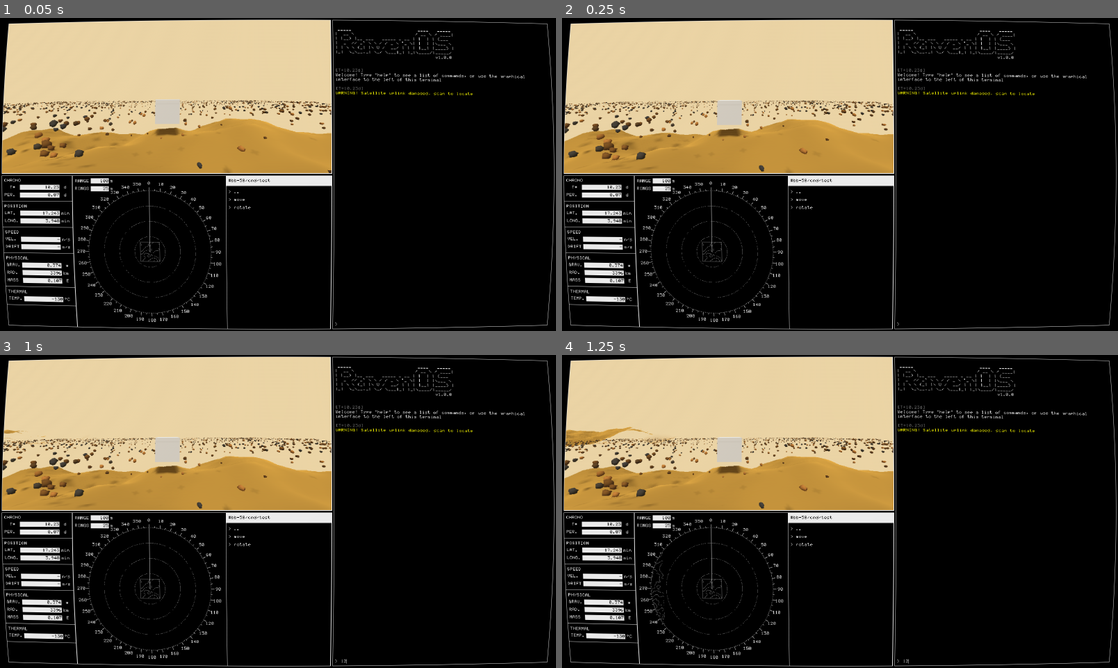
Above: before the commit, frames 1-4 (two rows, left to right).
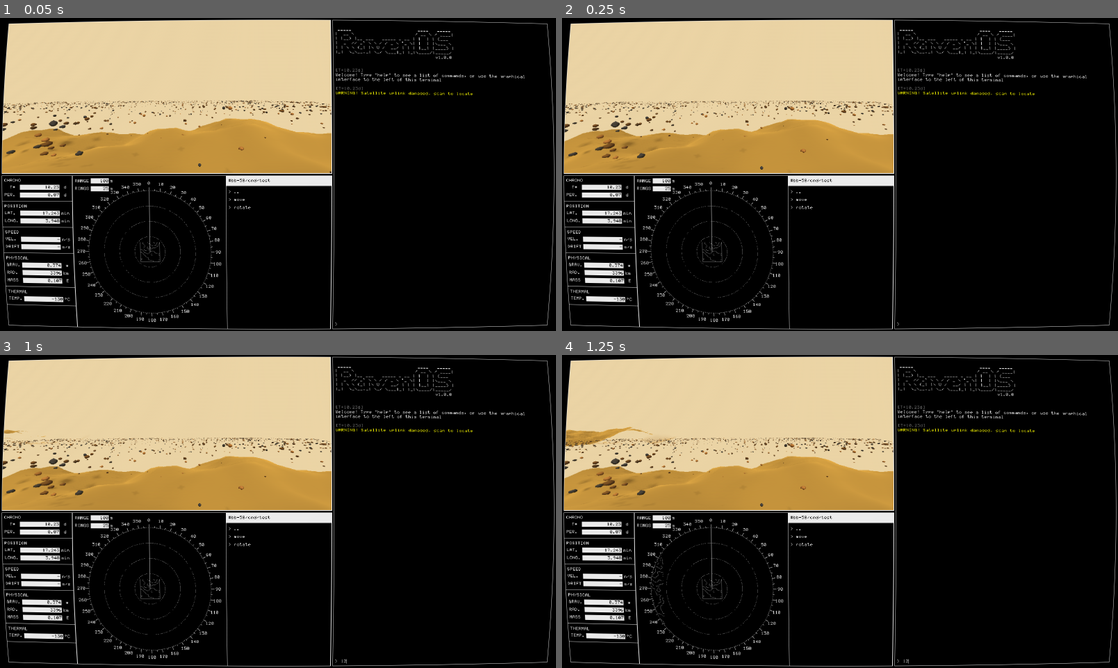
Above: after the commit, the same moments.

Repository: ogilliland/space-rover-game
Game: Godot game, scene res://scenes/main.tscn
Same seed, same stepped clock (60 frames per second), same inputs: the game is played once before the commit and once after it.
Inputs (mouse positions are in pixels of both pictures, inside the frame that each line leads up to):
- Up to frame 1 (0.05 s): no input
- Up to frame 2 (0.25 s): no input
- Up to frame 3 (1 s): click (444, 661) at 0.52 s; type "12" at 0.6 s
- Up to frame 4 (1.25 s): no input

The runs differ from the first frame. In frame 1, 1.4% of the frame differs, in the area x 0-60%, y 26-78%; in frame 2, 1.4%; in frame 3, 1.4%; in frame 4, 1.5%, in the area x 0-60%, y 26-86%.

Commit message:
Misc. refactoring

Diff:
--- a/materials/depth_texture.gdshader
+++ b/materials/depth_texture.gdshader
@@ -1,10 +1,7 @@
 shader_type spatial;
 render_mode unshaded, depth_test_disable;
 
-uniform float contour_height = 2.0; // meters
-uniform vec4 contour_color : hint_color;
-
-const float outline_thickness = 1.0;
+uniform float depth_scale;
 
 void vertex() {
 	POSITION = vec4(VERTEX, 1.0);
@@ -20,25 +17,6 @@
 }
 
 void fragment() {
-	float half_floor = floor(outline_thickness * 0.5);
-	float half_ceil = ceil(outline_thickness * 0.5);
-	vec2 texel = 1.0/VIEWPORT_SIZE;
-
-	vec2 uv0 = SCREEN_UV - vec2(texel.x, texel.y) * half_floor;
-	vec2 uv1 = SCREEN_UV - vec2(texel.x, texel.y) * half_ceil;
-	vec2 uv2 = SCREEN_UV - vec2(texel.x * half_ceil, -texel.y * half_floor);
-	vec2 uv3 = SCREEN_UV - vec2(-texel.x * half_floor, texel.y * half_ceil);
-
-	float depth_sample0 = get_depth(uv0, DEPTH_TEXTURE, INV_PROJECTION_MATRIX);
-	float depth_sample1 = get_depth(uv1, DEPTH_TEXTURE, INV_PROJECTION_MATRIX);
-	float depth_sample2 = get_depth(uv2, DEPTH_TEXTURE, INV_PROJECTION_MATRIX);
-	float depth_sample3 = get_depth(uv3, DEPTH_TEXTURE, INV_PROJECTION_MATRIX);
-
-	float edge0 = floor(depth_sample1 / contour_height);
-	float edge1 = floor(depth_sample3 / contour_height);
-	if(depth_sample0 < edge0 * contour_height || depth_sample0 > (edge0 + 1.0) * contour_height || depth_sample2 < edge1 * contour_height ||  depth_sample2 > (edge1 + 1.0) * contour_height) {
-		ALBEDO = contour_color.rgb;
-	} else {
-		ALBEDO = vec3(0);
-	}
+	float linear_depth = get_depth(UV, DEPTH_TEXTURE, INV_PROJECTION_MATRIX);
+	ALBEDO = vec3(linear_depth / depth_scale);
 }
--- /dev/null
+++ b/materials/radar.gdshader
@@ -0,0 +1,44 @@
+shader_type spatial;
+render_mode unshaded, depth_test_disable;
+
+uniform float contour_height = 2.0; // meters
+uniform vec4 contour_color : hint_color;
+
+const float outline_thickness = 1.0;
+
+void vertex() {
+	POSITION = vec4(VERTEX, 1.0);
+}
+
+float get_depth(vec2 uv, sampler2D depth_texture, mat4 inv_projection_matrix) {
+	float depth = texture(depth_texture, uv).x;
+	vec3 ndc = vec3(uv, depth) * 2.0 - 1.0;
+	vec4 view = inv_projection_matrix * vec4(ndc, 1.0);
+	view.xyz /= view.w;
+	float linear_depth = -view.z;
+	return linear_depth;
+}
+
+void fragment() {
+	float half_floor = floor(outline_thickness * 0.5);
+	float half_ceil = ceil(outline_thickness * 0.5);
+	vec2 texel = 1.0/VIEWPORT_SIZE;
+
+	vec2 uv0 = UV - vec2(texel.x, texel.y) * half_floor;
+	vec2 uv1 = UV - vec2(texel.x, texel.y) * half_ceil;
+	vec2 uv2 = UV - vec2(texel.x * half_ceil, -texel.y * half_floor);
+	vec2 uv3 = UV - vec2(-texel.x * half_floor, texel.y * half_ceil);
+
+	float depth_sample0 = get_depth(uv0, DEPTH_TEXTURE, INV_PROJECTION_MATRIX);
+	float depth_sample1 = get_depth(uv1, DEPTH_TEXTURE, INV_PROJECTION_MATRIX);
+	float depth_sample2 = get_depth(uv2, DEPTH_TEXTURE, INV_PROJECTION_MATRIX);
+	float depth_sample3 = get_depth(uv3, DEPTH_TEXTURE, INV_PROJECTION_MATRIX);
+
+	float edge0 = floor(depth_sample1 / contour_height);
+	float edge1 = floor(depth_sample3 / contour_height);
+	if(depth_sample0 < edge0 * contour_height || depth_sample0 > (edge0 + 1.0) * contour_height || depth_sample2 < edge1 * contour_height ||  depth_sample2 > (edge1 + 1.0) * contour_height) {
+		ALBEDO = contour_color.rgb;
+	} else {
+		ALBEDO = vec3(0);
+	}
+}
--- a/materials/rocks_material.gdshader
+++ b/materials/rocks_material.gdshader
@@ -13,7 +13,7 @@
 	float noise = texture(noisemap, world_pos.zx * 0.02 + VERTEX.xz * 2.0).r;
 	float scale = texture(noisemap, world_pos.xz * 0.02).r;
 
-	VERTEX *= noise * 2.0 * scale * scale;
+	VERTEX *= noise * scale * scale * scale * 3.0;
 }
 
 void fragment() {
--- a/materials/rocks_particle.gdshader
+++ b/materials/rocks_particle.gdshader
@@ -15,7 +15,6 @@
 
 	// center position
 	pos.x -= rows * 0.5;
-	pos.y = 0.0;
 	pos.z -= rows * 0.5;
 
 	// apply spacing
@@ -31,19 +30,6 @@
 	pos.x += (noise - 0.5) * spacing * noise_scale;
 	pos.z += (noise2 - 0.5) * spacing * noise_scale;
 
-	// rotate particle
-	TRANSFORM[0][0] = 1.0;
-	TRANSFORM[0][1] = 0.0;
-	TRANSFORM[0][2] = 0.0;
-
-	TRANSFORM[1][0] = 0.0;
-	TRANSFORM[1][1] = 0.0;
-	TRANSFORM[1][2] = -1.0;
-
-	TRANSFORM[2][0] = 0.0;
-	TRANSFORM[2][1] = 1.0;
-	TRANSFORM[2][2] = 0.0;
-
 	// move particle to position
 	TRANSFORM[3][0] = pos.x;
 	TRANSFORM[3][1] = pos.y;
--- a/scenes/gui/control_panel.tscn
+++ b/scenes/gui/control_panel.tscn
@@ -51,7 +51,7 @@
 
 [node name="Camera" type="Camera" parent="Layout/RoverComms/MainCamera/Viewport"]
 transform = Transform( 1, 0, 0, 0, 1, 0, 0, 0, 1, 0, 2, 0 )
-cull_mask = 1023
+cull_mask = 1
 far = 200.0
 script = ExtResource( 2 )
 
--- a/scenes/gui/radar.tscn
+++ b/scenes/gui/radar.tscn
@@ -5,7 +5,7 @@
 [ext_resource path="res://scripts/camera_radar.gd" type="Script" id=3]
 [ext_resource path="res://scenes/gui/components/gui_toggle.tscn" type="PackedScene" id=4]
 [ext_resource path="res://fonts/graph_35_pix.tres" type="DynamicFont" id=6]
-[ext_resource path="res://materials/depth_texture.gdshader" type="Shader" id=7]
+[ext_resource path="res://materials/radar.gdshader" type="Shader" id=7]
 [ext_resource path="res://scripts/gui/radar_numbers.gd" type="Script" id=8]
 [ext_resource path="res://scripts/gui/viewport_container.gd" type="Script" id=9]
 
@@ -89,13 +89,13 @@
 
 [node name="Camera" type="Camera" parent="ViewportContainer/Viewport"]
 transform = Transform( 1, 0, 0, 0, -4.37114e-08, 1, 0, -1, -4.37114e-08, 0, 20, 0 )
-cull_mask = 31775
+cull_mask = 2
 projection = 1
 size = 250.0
 script = ExtResource( 3 )
 
 [node name="DepthTexture" type="MeshInstance" parent="ViewportContainer/Viewport/Camera"]
-layers = 1024
+layers = 2
 extra_cull_margin = 16384.0
 mesh = SubResource( 1 )
 material/0 = SubResource( 2 )
--- a/scenes/main.tscn
+++ b/scenes/main.tscn
@@ -2,7 +2,7 @@
 
 [ext_resource path="res://scenes/world/planet.tscn" type="PackedScene" id=1]
 [ext_resource path="res://scenes/gui/control_panel.tscn" type="PackedScene" id=2]
-[ext_resource path="res://materials/postprocess.gdshader" type="Shader" id=3]
+[ext_resource path="res://materials/crt_screen_effect.gdshader" type="Shader" id=3]
 
 [sub_resource type="ShaderMaterial" id=1]
 shader = ExtResource( 3 )
@@ -41,5 +41,6 @@
 
 [editable path="Planet"]
 [editable path="Planet/Rover"]
+[editable path="Planet/Rover/SurfaceRocks"]
 [editable path="ControlPanel"]
 [editable path="ControlPanel/Layout/RoverComms/Telemetry/HBoxContainer/Radar"]
--- a/scenes/rover/rover.tscn
+++ b/scenes/rover/rover.tscn
@@ -15,7 +15,6 @@
 
 [node name="MeshInstance" type="MeshInstance" parent="."]
 transform = Transform( 1, 0, 0, 0, 1, 0, 0, 0, 1, 0, 1, 0 )
-layers = 32
 mesh = SubResource( 2 )
 material/0 = null
 
--- a/scenes/world/planet.tscn
+++ b/scenes/world/planet.tscn
@@ -14,7 +14,33 @@
 fog_depth_begin = 150.0
 fog_depth_end = 200.0
 
-[sub_resource type="CubeMesh" id=2]
+[sub_resource type="Shader" id=2]
+resource_local_to_scene = true
+code = "shader_type spatial;
+render_mode unshaded, depth_test_disable;
+
+uniform sampler2D texture_albedo : hint_albedo;
+
+void vertex() {
+	vec3 size = vec3(
+		-1.0 + (VERTEX.x + 0.5) * 512.0 / VIEWPORT_SIZE.x,
+		1.0 + (VERTEX.y - 0.5) * 512.0 / VIEWPORT_SIZE.y,
+		VERTEX.z
+	);
+	POSITION = vec4(size, 1.0);
+}
+
+void fragment() {
+	ALBEDO = texture(texture_albedo, UV).rgb;
+}"
+
+[sub_resource type="ViewportTexture" id=3]
+viewport_path = NodePath("Viewport")
+
+[sub_resource type="ShaderMaterial" id=4]
+resource_local_to_scene = true
+shader = SubResource( 2 )
+shader_param/texture_albedo = SubResource( 3 )
 
 [node name="Planet" type="Spatial"]
 
@@ -33,9 +59,12 @@
 [node name="Rover" parent="." instance=ExtResource( 1 )]
 
 [node name="SurfaceRocks" parent="Rover" instance=ExtResource( 3 )]
-visibility_aabb = AABB( -68, 0, -68, 136, 10, 136 )
 
-[node name="MeshInstance" type="MeshInstance" parent="."]
-transform = Transform( 1, 0, 0, 0, 1, 0, 0, 0, 1, 0, 1, -10 )
-mesh = SubResource( 2 )
-material/0 = null
+[node name="Camera" parent="Rover/SurfaceRocks/Viewport" index="0"]
+target = NodePath("../../../MainCameraPos")
+
+[node name="Debug" parent="Rover/SurfaceRocks/Viewport/Camera" index="0"]
+material/0 = SubResource( 4 )
+
+[editable path="Rover"]
+[editable path="Rover/SurfaceRocks"]
--- a/scenes/world/surface_rocks.tscn
+++ b/scenes/world/surface_rocks.tscn
@@ -4,61 +4,60 @@
 [ext_resource path="res://scripts/world/surface_rocks.gd" type="Script" id=2]
 [ext_resource path="res://materials/rocks_material.gdshader" type="Shader" id=3]
 
-[sub_resource type="OpenSimplexNoise" id=1]
+[sub_resource type="OpenSimplexNoise" id=2]
 octaves = 4
 period = 256.0
 persistence = 0.75
 lacunarity = 4.0
 
-[sub_resource type="NoiseTexture" id=2]
+[sub_resource type="NoiseTexture" id=3]
 width = 1024
 height = 1024
-noise = SubResource( 1 )
+noise = SubResource( 2 )
 
-[sub_resource type="ShaderMaterial" id=3]
+[sub_resource type="ShaderMaterial" id=4]
 shader = ExtResource( 1 )
 shader_param/rows = 64
 shader_param/spacing = 2.0
-shader_param/noisemap = SubResource( 2 )
+shader_param/noisemap = SubResource( 3 )
 
-[sub_resource type="Gradient" id=8]
+[sub_resource type="Gradient" id=5]
 offsets = PoolRealArray( 0, 0.454225, 1 )
 colors = PoolColorArray( 0.229336, 0.229336, 0.229336, 1, 0.409023, 0.255948, 0.0536141, 1, 0.791836, 0.515209, 0.212607, 1 )
 
-[sub_resource type="GradientTexture" id=9]
-gradient = SubResource( 8 )
+[sub_resource type="GradientTexture" id=6]
+gradient = SubResource( 5 )
 width = 128
 
-[sub_resource type="OpenSimplexNoise" id=6]
+[sub_resource type="OpenSimplexNoise" id=7]
 octaves = 4
 persistence = 0.75
 lacunarity = 4.0
 
-[sub_resource type="NoiseTexture" id=7]
+[sub_resource type="NoiseTexture" id=8]
 width = 256
 height = 256
-noise = SubResource( 6 )
+noise = SubResource( 7 )
 
-[sub_resource type="ShaderMaterial" id=4]
+[sub_resource type="ShaderMaterial" id=9]
 shader = ExtResource( 3 )
-shader_param/noisemap = SubResource( 7 )
-shader_param/albedo_gradient = SubResource( 9 )
+shader_param/noisemap = SubResource( 8 )
+shader_param/albedo_gradient = SubResource( 6 )
 
-[sub_resource type="SphereMesh" id=5]
-material = SubResource( 4 )
+[sub_resource type="SphereMesh" id=10]
+material = SubResource( 9 )
 radius = 0.5
-height = 1.0
+height = 0.75
 radial_segments = 8
 rings = 4
 
 [node name="SurfaceRocks" type="Particles"]
-layers = 32
 amount = 4096
 explosiveness = 1.0
-visibility_aabb = AABB( -68, 0, -68, 136, 10, 136 )
+visibility_aabb = AABB( -64, 0, -64, 128, 10, 128 )
 local_coords = false
-process_material = SubResource( 3 )
-draw_pass_1 = SubResource( 5 )
+process_material = SubResource( 4 )
+draw_pass_1 = SubResource( 10 )
 script = ExtResource( 2 )
 rows = 64
 spacing = 2.0
--- a/scripts/world/chunk.gd
+++ b/scripts/world/chunk.gd
@@ -91,4 +91,7 @@
 	ground_mesh.mesh = surface_tool.commit()
 
 	ground_mesh.create_trimesh_collision()
+
+	# make visible to main camera (1) and radar (2)
+	ground_mesh.layers = 1 + 2
 	return ground_mesh
--- a/scripts/world/surface_rocks.gd
+++ b/scripts/world/surface_rocks.gd
@@ -7,7 +7,7 @@
 const max_height = 10
 
 func update_aabb():
-	var size = rows * spacing + 8
+	var size = rows * spacing
 	visibility_aabb = AABB(Vector3(-0.5 * size, 0, -0.5 * size), Vector3(size, max_height, size))
 
 func set_rows(new_rows):
Renamed: materials/postprocess.gdshader -> materials/crt_screen_effect.gdshader
Not shown: 1 places in scenes/world/planet.tscn that only renumber resources
